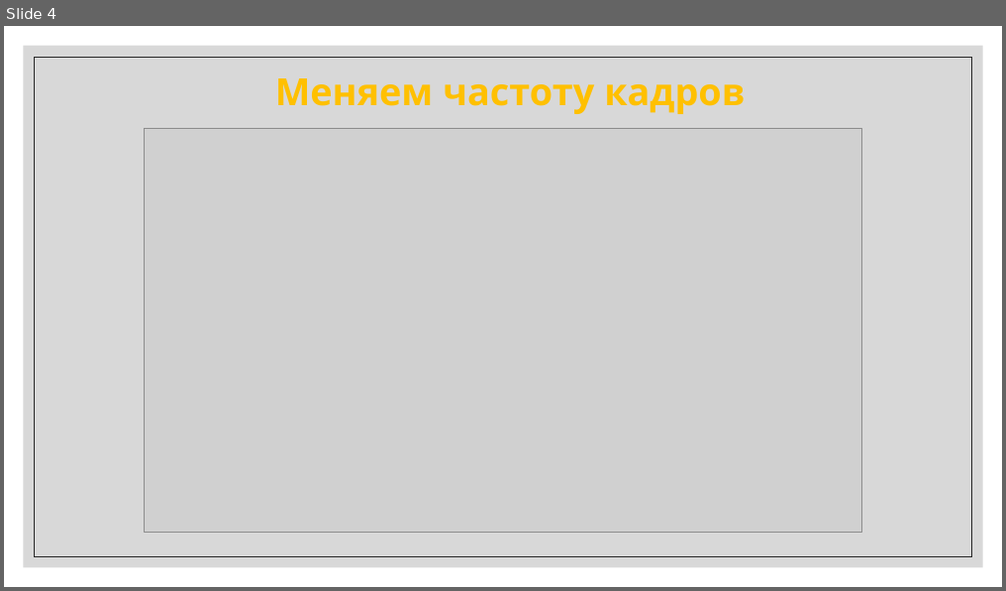
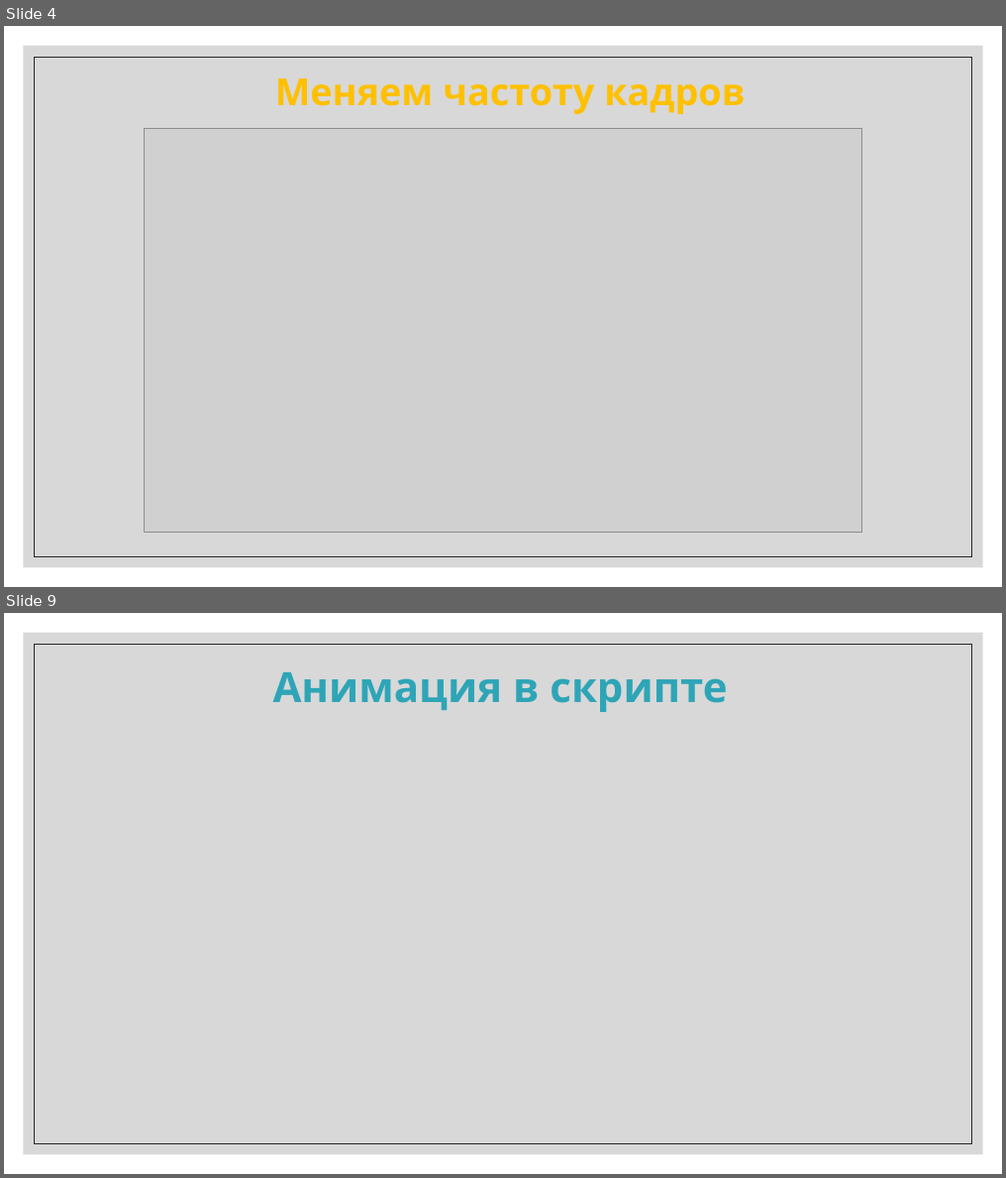
Before and after one commit to IriEfremova/LessonsCube, a slide deck: Unity/Lesson9/Animation.pptx. Shown one above the other, each under a label of ours: slide 4 before the commit, slides 4 and 9 after it; the slides between them are not shown. The pictures are 1006x591 and 1006x1178 pixels, drawn with LibreOffice and Linux fonts; fonts in the diff are those of the drawing; grey boxes stand for pictures. Boxes give left, top, right and bottom in pixels: in the first picture for what was removed or moved away, otherwise in the second. Text is boxed around its words. In the diff, an @@ line names an element or a change of style, - is before the commit and + after.

```diff
--- a/Unity/Lesson9/Animation.pptx
+++ b/Unity/Lesson9/Animation.pptx
@@ slide 9 added at box(4, 613, 1002, 1174), background #FFFFFF; not listed: 2 template elements that a slide beside it also shows @@
@@ title added at box(273, 672, 727, 712), 40 pt, text #2EA5B7, bold @@
+Анимация в скрипте
```
Also in this commit, not shown: 3 slides changed, 5 other slides added, 1 slide removed.
